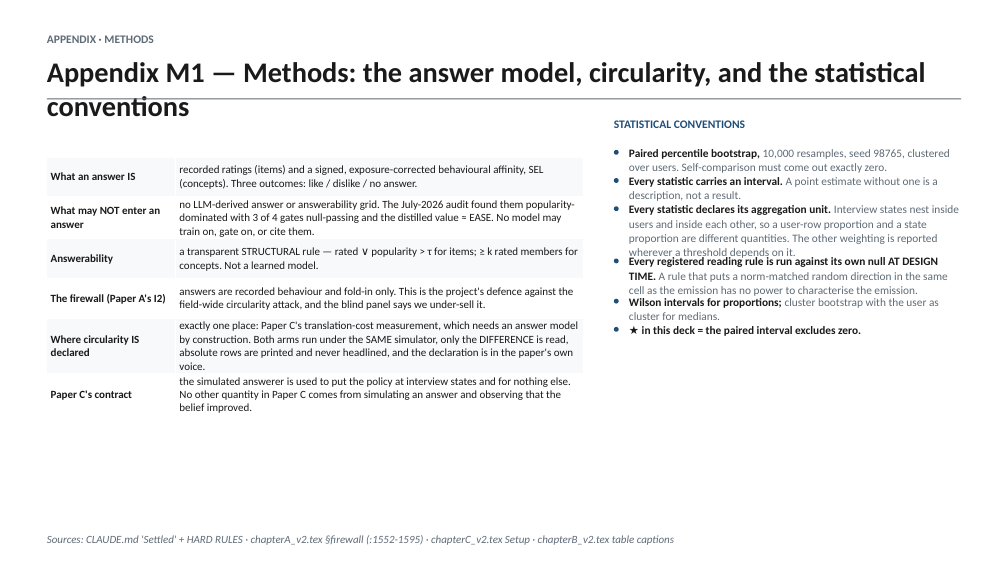
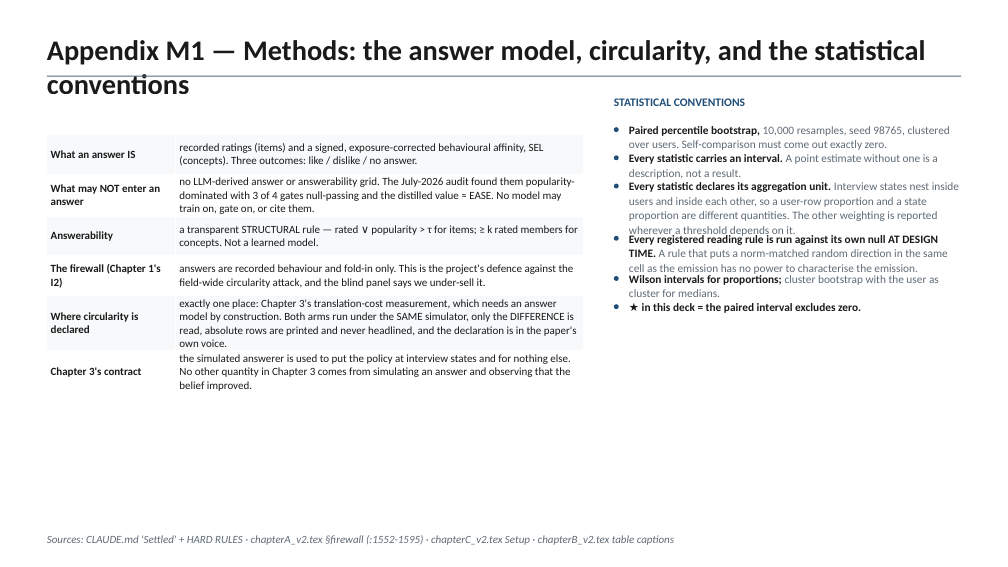
Before and after one commit to makarovaalexa-brch/casper, a slide deck: slide 55 of new_chapters/slides/casper_supervisor_2026-09.pptx (slide 52 before the commit). Drawn at 1008x567 pixels with LibreOffice and Linux fonts; fonts in the diff are those of the drawing. Boxes give left, top, right and bottom in pixels: in the first picture for what was removed or moved away, otherwise in the second. Text is boxed around its words. In the diff, an @@ line names an element or a change of style, - is before the commit and + after.

```diff
--- a/new_chapters/slides/casper_supervisor_2026-09.pptx
+++ b/new_chapters/slides/casper_supervisor_2026-09.pptx
@@ text removed at box(47, 35, 153, 43) @@
-APPENDIX · METHODS
@@ 3 texts, 1 table, 1 rectangle: place and size @@
-3 texts, 1 table, 1 rectangle at box(47, 62, 961, 417)
+3 texts, 1 table, 1 rectangle at box(47, 40, 961, 395)
@@ table at box(47, 95, 584, 395) @@
-row 5, column 1: The firewall (Paper A's I2)
+row 5, column 1: The firewall (Chapter 1's I2)
-row 6, column 1: Where circularity IS declared
+row 6, column 1: Where circularity is declared
-row 6, column 2: exactly one place: Paper C's translation-cost measurement, which needs an answer model by construction. Both arms run under the SAME simulator, only the DIFFERENCE is read, absolute rows are printed and never headlined, and the declaration is in the paper's own voice.
+row 6, column 2: exactly one place: Chapter 3's translation-cost measurement, which needs an answer model by construction. Both arms run under the SAME simulator, only the DIFFERENCE is read, absolute rows are printed and never headlined, and the declaration is in the paper's own voice.
-row 7, column 1: Paper C's contract
+row 7, column 1: Chapter 3's contract
-row 7, column 2: the simulated answerer is used to put the policy at interview states and for nothing else. No other quantity in Paper C comes from simulating an answer and observing that the belief improved.
+row 7, column 2: the simulated answerer is used to put the policy at interview states and for nothing else. No other quantity in Chapter 3 comes from simulating an answer and observing that the belief improved.
@@ ellipse: place and size @@
-ellipse at box(614, 327, 619, 331)
+ellipse at box(614, 127, 619, 132)
@@ 3 ellipses: place and size @@
-3 ellipses at box(614, 150, 619, 303)
+3 ellipses at box(614, 156, 619, 309)
@@ ellipse: place and size @@
-ellipse at box(614, 206, 619, 211)
+ellipse at box(614, 236, 619, 240)
@@ ellipse: place and size @@
-ellipse at box(614, 259, 619, 263)
+ellipse at box(614, 276, 619, 281)
@@ 5 texts: place and size @@
-5 texts at box(629, 177, 959, 336)
+5 texts at box(629, 154, 959, 313)
```
Also in this commit, not shown: 53 other slides changed, 4 slides added, 1 slide removed, 11 other files.
